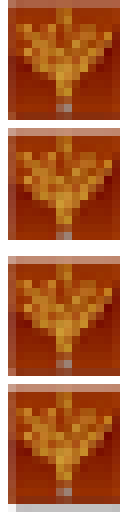
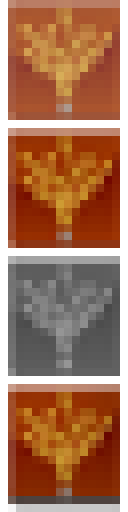
The second 128 x 512 image is a revision of the first. Changes to its layers:
"Normal": opacity 100% → 82% over [8, 0, 120, 120]
painted on "Hover" over [8, 240, 120, 248]
"Disable": opacity 100% → 88%, painted on it over [8, 256, 120, 512]
